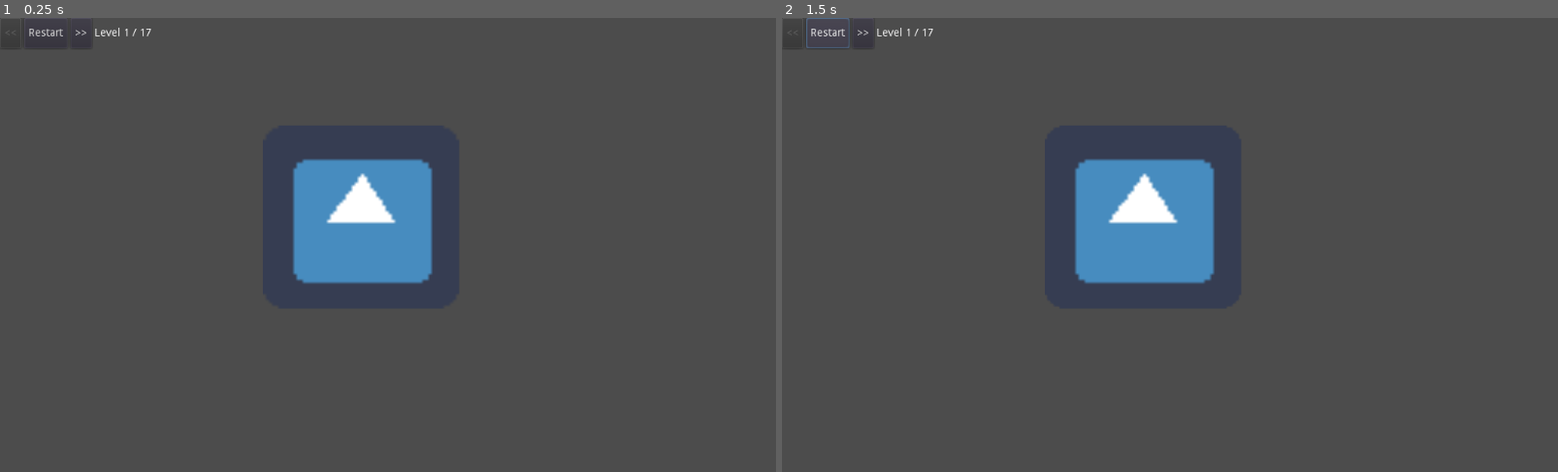
Above: before the commit, frames 1-2 (left to right).
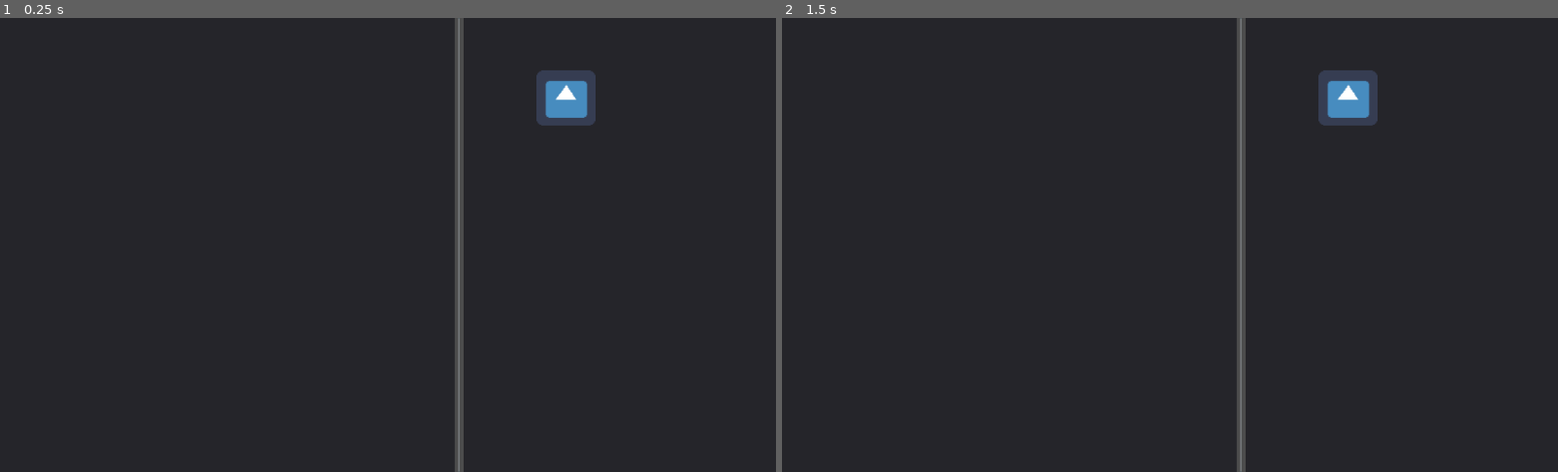
Above: after the commit, the same moments.

Repository: semi-confituriers/tetrogue
Game: Godot game, scene res://game.tscn
Same seed, same stepped clock (60 frames per second), same inputs: the game is played once before the commit and once after it. The engine's default icon, where the game draws it, is replaced by a stand-in: a white triangle on a blue panel in a dark square.
Inputs:
- Up to frame 1 (0.25 s): no input
- Up to frame 2 (1.5 s): click "Restart" at 0.5 s; click "Restart" at 1.25 s

The runs differ from the first frame. In frame 1, 98% of the frame differs, in the area x 0-100%, y 0-100%; in frame 2, 99%.

Commit message:
totally more readable

Diff:
--- a/levels/level1.tscn
+++ b/levels/level1.tscn
@@ -2,12 +2,52 @@
 
 [ext_resource path="res://icon.png" type="Texture" id=1]
 
-[node name="Node2D" type="Node2D"]
+[node name="Level" type="Node2D"]
 
-[node name="TileMap" type="TileMap" parent="."]
+[node name="HBoxContainer" type="HBoxContainer" parent="."]
+margin_right = 1024.0
+margin_bottom = 600.0
+__meta__ = {
+"_edit_use_anchors_": false
+}
+
+[node name="Panel" type="Panel" parent="HBoxContainer"]
+margin_right = 600.0
+margin_bottom = 600.0
+rect_min_size = Vector2( 600, 600 )
+
+[node name="CenterContainer" type="CenterContainer" parent="HBoxContainer/Panel"]
+margin_right = 148.0
+margin_bottom = 577.0
+size_flags_horizontal = 15
+size_flags_vertical = 15
+__meta__ = {
+"_edit_use_anchors_": false
+}
+
+[node name="Map" type="TileMap" parent="HBoxContainer/Panel/CenterContainer"]
+position = Vector2( 30.0339, 15.0169 )
 format = 1
 
-[node name="icon" type="Sprite" parent="TileMap"]
-position = Vector2( 476.5, 263 )
-scale = Vector2( 4.04688, 3.78125 )
+[node name="VSeparator" type="VSeparator" parent="HBoxContainer"]
+margin_left = 604.0
+margin_right = 608.0
+margin_bottom = 600.0
+__meta__ = {
+"_edit_use_anchors_": false
+}
+
+[node name="Panel2" type="Panel" parent="HBoxContainer"]
+margin_left = 612.0
+margin_right = 1024.0
+margin_bottom = 600.0
+size_flags_horizontal = 3
+
+[node name="Pieces" type="TileMap" parent="HBoxContainer/Panel2"]
+position = Vector2( 19.7327, 28.2236 )
+format = 1
+
+[node name="icon" type="Sprite" parent="HBoxContainer/Panel2/Pieces"]
+position = Vector2( 115.104, 77.5675 )
+scale = Vector2( 1.21525, 1.13549 )
 texture = ExtResource( 1 )
Binary file added: assets/level_tilemap.png
Not shown, added: assets/level_tilemap.png.import
Not shown, removed: assets/level_tilemap.tif
